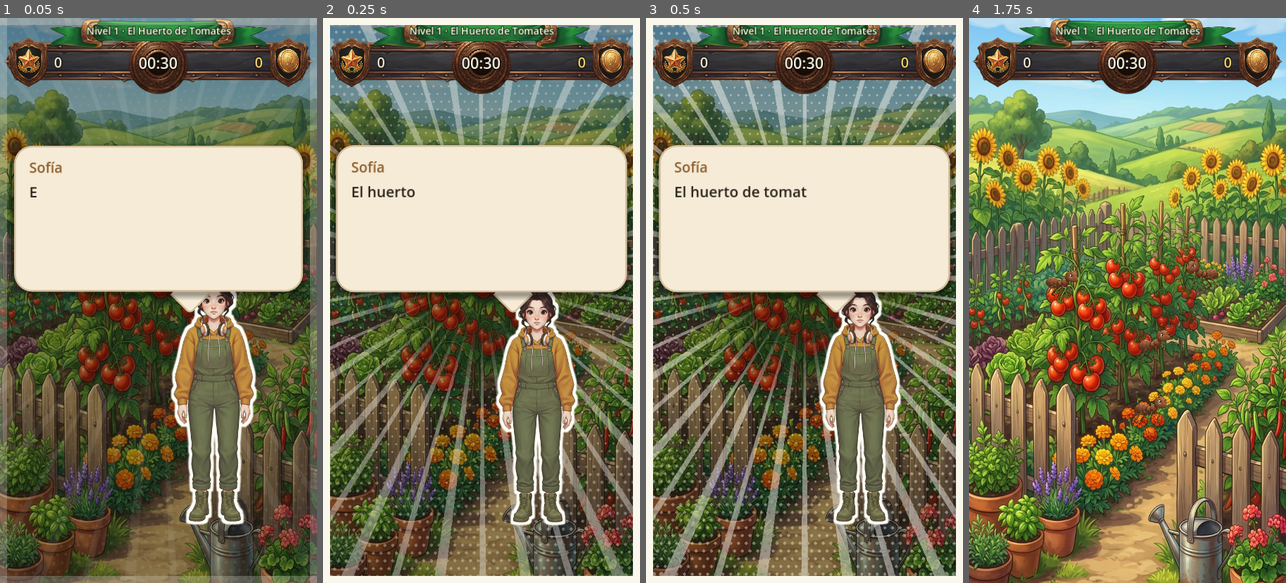
Above: before the commit, frames 1-4 (left to right).
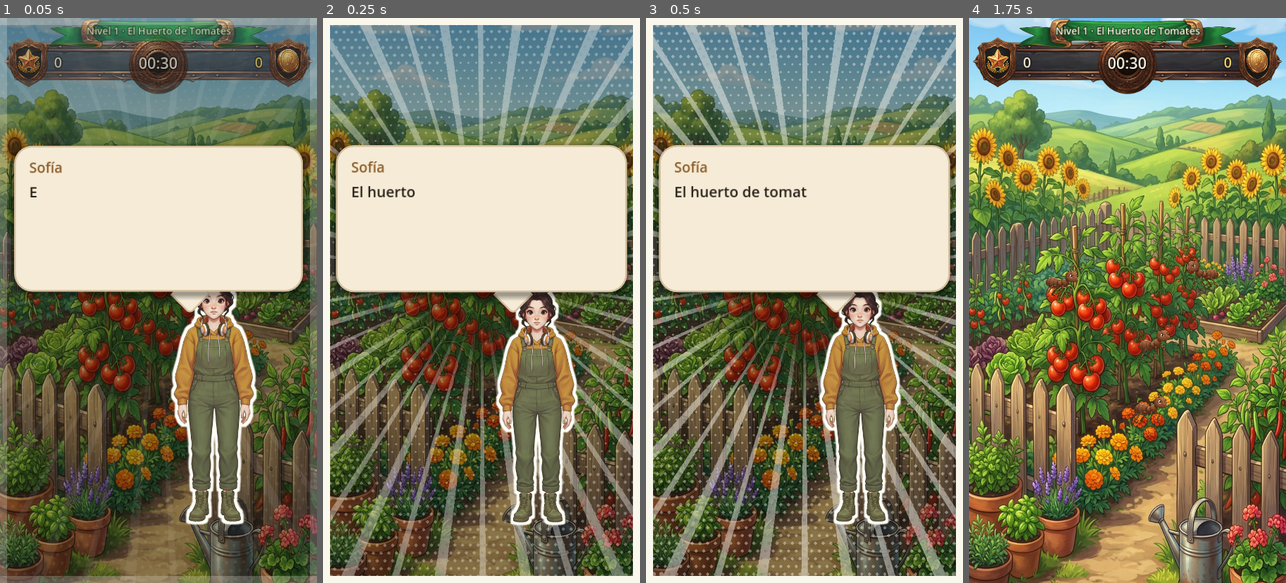
Above: after the commit, the same moments.

Repository: Nitanzw/Mikumemoria
Game: Godot game, scene res://scenes/main_game.tscn
Same seed, same stepped clock (60 frames per second), same inputs: the game is played once before the commit and once after it. This scene is started directly instead of the project's main scene.
Inputs (mouse positions are in pixels of both pictures, inside the frame that each line leads up to):
- Up to frame 1 (0.05 s): no input
- Up to frame 2 (0.25 s): no input
- Up to frame 3 (0.5 s): no input
- Up to frame 4 (1.75 s): move the mouse to (1197, 272) at 0.52 s; click (1197, 272) at 0.67 s; drag from (1064, 328) to (1111, 413) at 1.27 s

The runs differ from the first frame. In frame 1, 4.4% of the frame differs, in the area x 1-99%, y 0-14%; in frame 2, 8.6%, in the area x 2-98%, y 1-14%; in frame 3, 8.6%; in frame 4, nothing differs.

Commit message:
El HUD se esconde mientras Sofía habla
Corrección del tester sobre mi paso anterior: "¿no deberías ocultar la
vida y el menú del puntaje para darle el estilo de cómic? Se ve raro".
Tenía razón.

Yo había resuelto "no se ve la vida" MOSTRANDO el HUD. La respuesta buena
era la otra: durante un diálogo el HUD no tiene que estar. El nivel está
pausado, así que el puntaje, el reloj y las barras no informan nada; son
tres cajas de madera flotando encima de una viñeta de cómic.

Ahora se desvanece al empezar a hablar y vuelve al terminar. Va por grupo
y no por ruta de nodo, porque el mismo diálogo corre en la intro, en el
tutorial y en el mapa de mundos, donde no hay HUD: si no encuentra
ninguno, no hace nada.

Un detalle que se paga caro si se pasa por alto: al devolver el HUD NO se
usa un tween. La caja de diálogo se destruye justo después y un tween
creado por un nodo se muere con él, así que el HUD se quedaría invisible
para siempre. Se asigna el alfa directo.

La partición en capas del commit anterior igual sirve: mantiene el toque
en la capa correcta y ordena los efectos mientras el HUD se está yendo.

Co-Authored-By: Claude Opus 5 <noreply@anthropic.com>
Claude-Session: https://claude.ai/code/session_017CZQGSdpv5Kh1U4gJuW4s1

Diff:
--- a/scripts/ui/dialogue_box.gd
+++ b/scripts/ui/dialogue_box.gd
@@ -35,6 +35,14 @@
 ## Cuánto tarda en entrar el marco de la viñeta.
 const BAND_FADE := 0.22
 
+## El HUD se esconde mientras Sofía habla.
+##
+## Al principio se hizo al revés -se lo dejó a la vista y se acomodaron
+## los efectos para no taparlo- y quedaba raro: puntaje, reloj y barras de
+## vida flotando encima de una viñeta de cómic. Y no informan nada, porque
+## durante un diálogo el nivel está pausado. La viñeta se lee mejor sola.
+const HUD_FADE := 0.18
+
 @onready var portrait: SofiaPortrait = $SofiaPortrait
 @onready var bubble: Panel = $Bubble
 @onready var tail: Panel = $Tail
@@ -55,7 +63,26 @@
 
 func _ready() -> void:
 	continue_hint.visible = false
+	_mostrar_hud(false)
 	_entrar_bandas()
+
+## Esconde o devuelve el HUD de la partida.
+##
+## Va por grupo y no por ruta: el mismo diálogo se usa en la intro, en el
+## tutorial y en el mapa de mundos, donde no hay HUD. Si no hay ninguno,
+## esto no hace nada.
+func _mostrar_hud(visible_: bool) -> void:
+	for hud in get_tree().get_nodes_in_group("hud"):
+		var capa := hud as CanvasLayer
+		if capa == null:
+			continue
+		# Se anima el hijo raíz y no el CanvasLayer, que no tiene modulate.
+		for hijo in capa.get_children():
+			var control := hijo as CanvasItem
+			if control == null:
+				continue
+			var t := create_tween()
+			t.tween_property(control, "modulate:a", 1.0 if visible_ else 0.0, HUD_FADE)
 	await get_tree().process_frame
 	_arrow_base_y = continue_hint.position.y
 
@@ -129,9 +156,22 @@
 	portrait.set_talking(false)
 	continue_hint.visible = true
 
+## Devuelve el HUD sin tween: el nodo está por destruirse y un tween
+## creado acá se muere con él, dejando el HUD invisible para siempre.
+func _devolver_hud() -> void:
+	for hud in get_tree().get_nodes_in_group("hud"):
+		var capa := hud as CanvasLayer
+		if capa == null:
+			continue
+		for hijo in capa.get_children():
+			var control := hijo as CanvasItem
+			if control:
+				control.modulate.a = 1.0
+
 func _advance() -> void:
 	_index += 1
 	if _index >= _lines.size():
+		_devolver_hud()
 		finished.emit()
 		queue_free()
 		return
--- a/scripts/ui/hud.gd
+++ b/scripts/ui/hud.gd
@@ -1,12 +1,20 @@
 extends CanvasLayer
 
 ## HUD de la partida: nivel, puntuación, monedas, combo y tiempo restante.
+
+## El grupo es para que el diálogo lo pueda esconder mientras habla, sin
+## tener que conocer la ruta del nodo ni depender de que exista (los
+## diálogos también corren en la intro y en el mapa, donde no hay HUD).
+const GRUPO := "hud"
 
 @onready var level_label: Label = $TopBar/LevelLabel
 @onready var score_label: Label = $TopBar/ScoreLabel
 @onready var coins_label: Label = $TopBar/CoinsLabel
 @onready var combo_label: Label = $UnderBar/ComboLabel
 @onready var time_label: Label = $TopBar/TimeLabel
+
+func _ready() -> void:
+	add_to_group(GRUPO)
 
 func set_level_label(level: int, chapter_name: String) -> void:
 	level_label.text = "Nivel %d · %s" % [level, chapter_name]
Not shown, changed: export_presets.cfg
Not shown, changed: README.md
Not shown, changed: dist/el_huerto_de_sofia.apk
